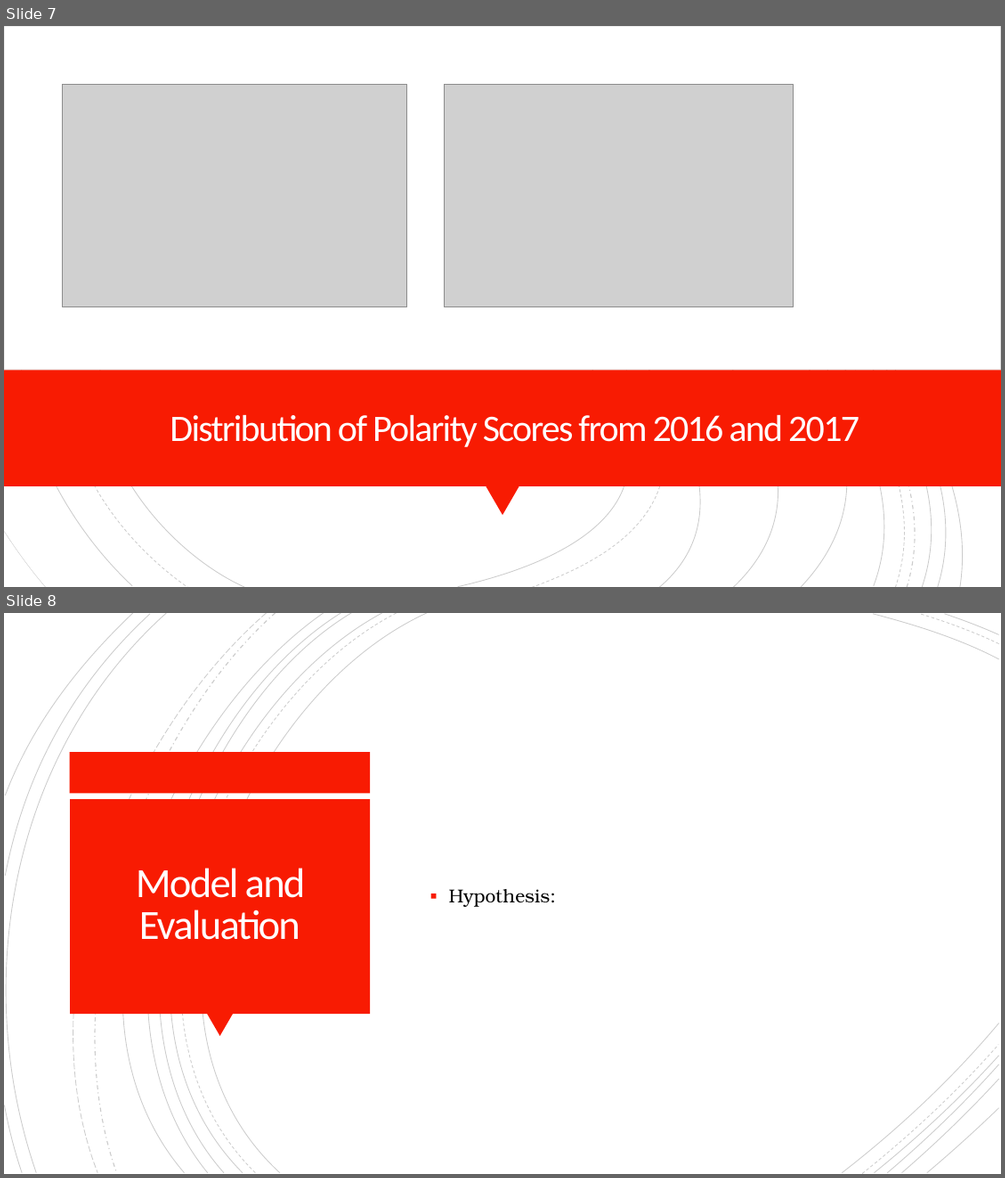
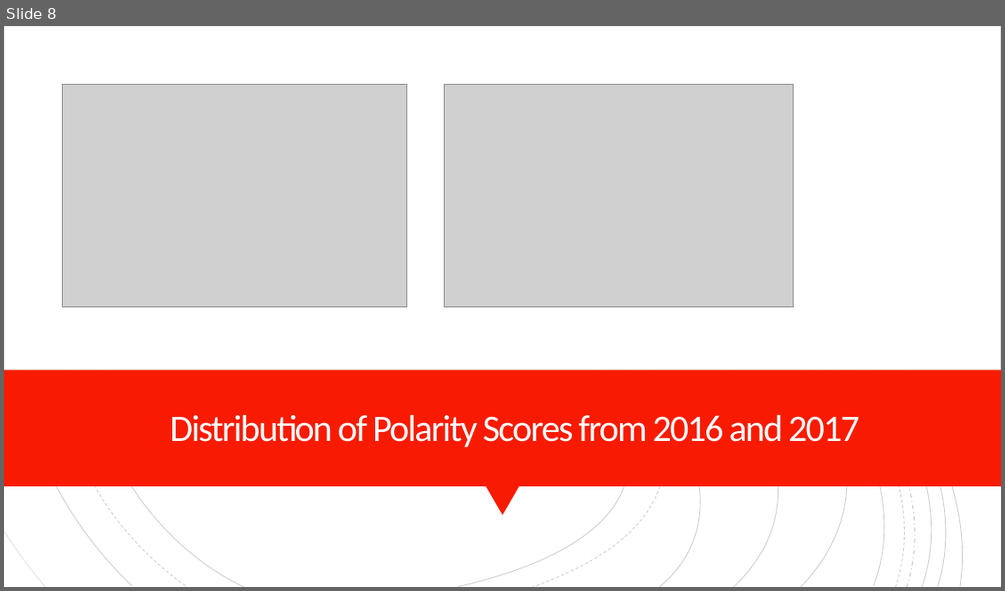
Before and after one commit to davepalazzo/Sentiment_Analysis_S-P_500, a slide deck: Economic_Forecasting.pptx. Shown one above the other, each under a label of ours: slides 7 and 8 before the commit, slide 8 after it. The pictures are 1005x1178 and 1005x591 pixels, drawn with LibreOffice and Linux fonts; fonts in the diff are those of the drawing; grey boxes stand for pictures. Boxes give left, top, right and bottom in pixels: in the first picture for what was removed or moved away, otherwise in the second. Text is boxed around its words. In the diff, an @@ line names an element or a change of style, - is before the commit and + after.

```diff
--- a/Economic_Forecasting.pptx
+++ b/Economic_Forecasting.pptx
@@ slide 8 removed at (4,613,1001,1174), background #FFFFFF; not listed: 18 template elements that a slide beside it also shows @@
@@ rectangle removed at (70,752,371,793) @@
@@ rectangle removed at (70,799,370,1013) @@
@@ title removed at (136,868,306,940) @@
-Model and Evaluation
@@ text removed at (449,889,556,907) @@
-▪ Hypothesis:
@@ triangle removed at (207,1013,233,1037) @@
@@ freeform shape removed at (842,1022,999,1172) @@
@@ freeform shape removed at (874,1055,999,1172) @@
@@ freeform shape removed at (887,1064,998,1172) @@
@@ what was slide 7 is now slide 8 @@
```
Also in this commit, not shown: 2 slides changed, 4 slides added, 1 other slide removed.
